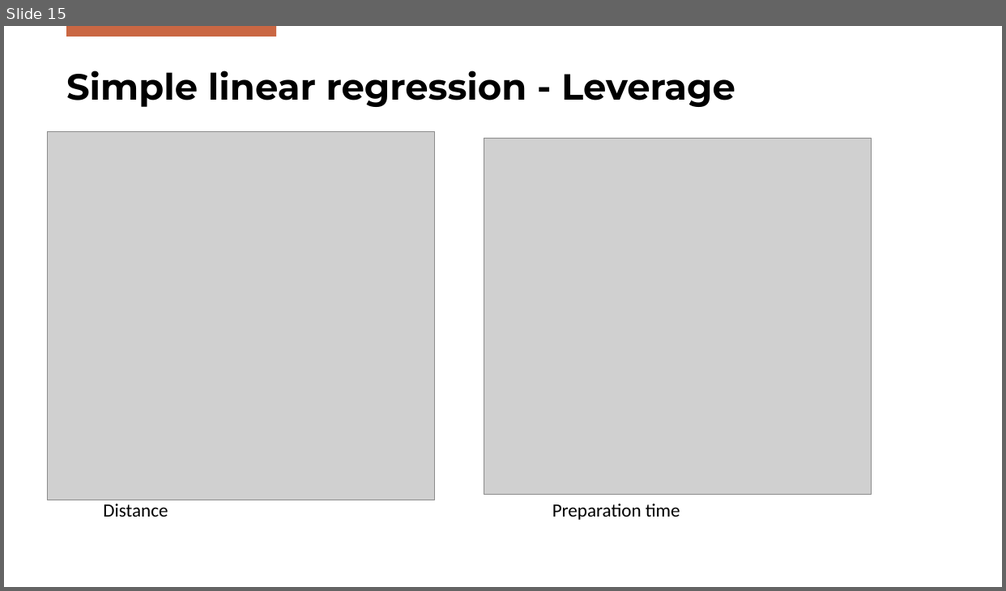
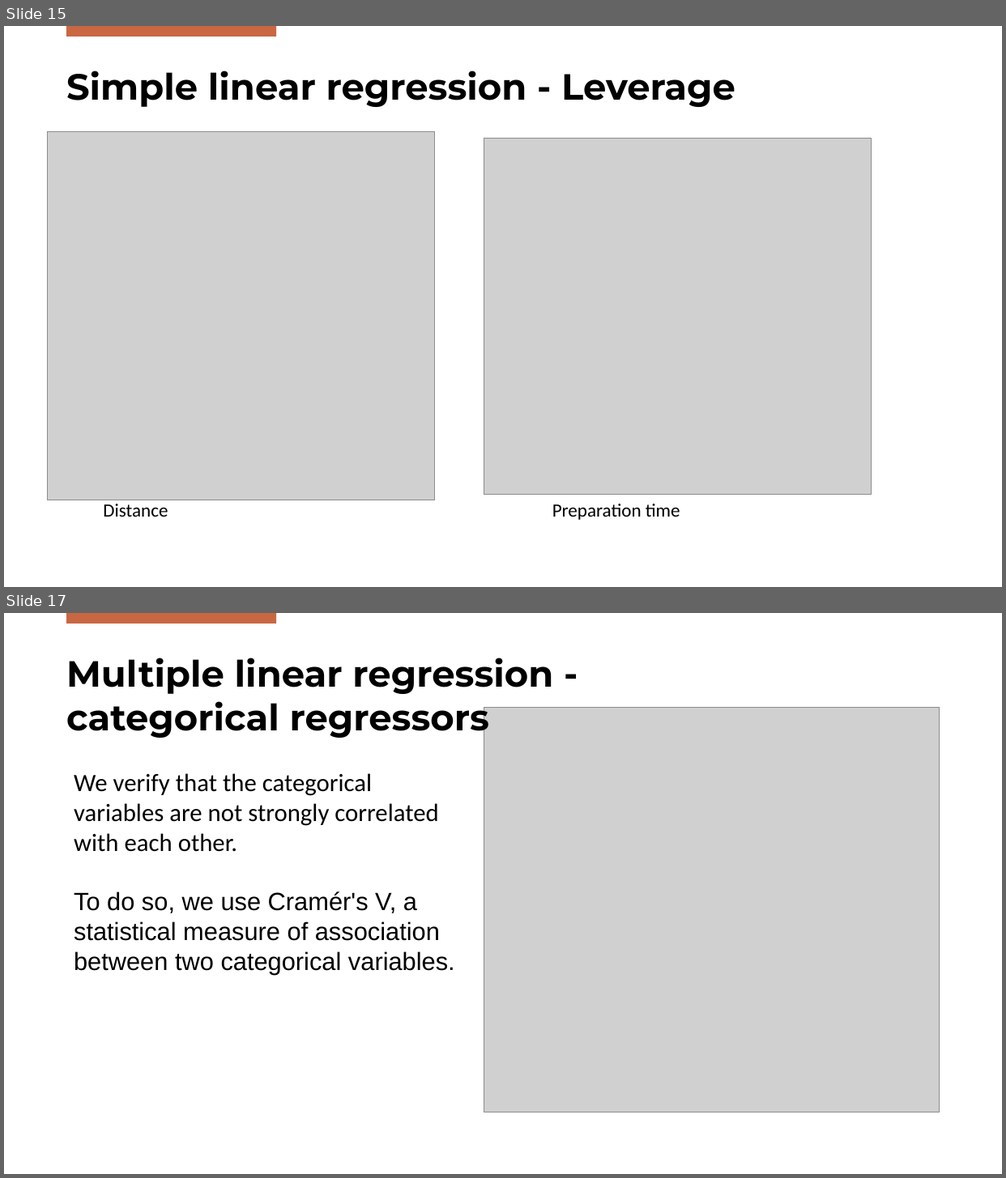
Before and after one commit to DanieleGotti/Food_Delivery_Time_Prediction, a slide deck: Presentazione_Gotti_Mazzoleni.pptx. Shown one above the other, each under a label of ours: slide 15 before the commit, slides 15 and 17 after it; the slides between them are not shown. The pictures are 1006x591 and 1006x1178 pixels, drawn with LibreOffice and Linux fonts; fonts in the diff are those of the drawing; grey boxes stand for pictures; background and template pictures are left out. Boxes give left, top, right and bottom in pixels: in the first picture for what was removed or moved away, otherwise in the second. Text is boxed around its words. In the diff, an @@ line names an element or a change of style, - is before the commit and + after.

```diff
--- a/Presentazione_Gotti_Mazzoleni.pptx
+++ b/Presentazione_Gotti_Mazzoleni.pptx
@@ slide 17 added at (4,613,1002,1174), background #FFFFFF; not listed: 1 template element that a slide beside it also shows @@
@@ title added at (66,658,553,739), 35 pt, text #000000, bold @@
+Multiple linear regression -
+categorical regressors
@@ picture added at (484,707,940,1112) @@
@@ text added at (74,773,455,975), 24 pt, text #000000 @@
+We verify that the categorical variables are not strongly correlated with each other.
+To do so, we use Cramér's V, a statistical measure of association between two categorical variables.
```
Also in this commit, not shown: 1 slide changed, 8 other slides added, 17 other files.
